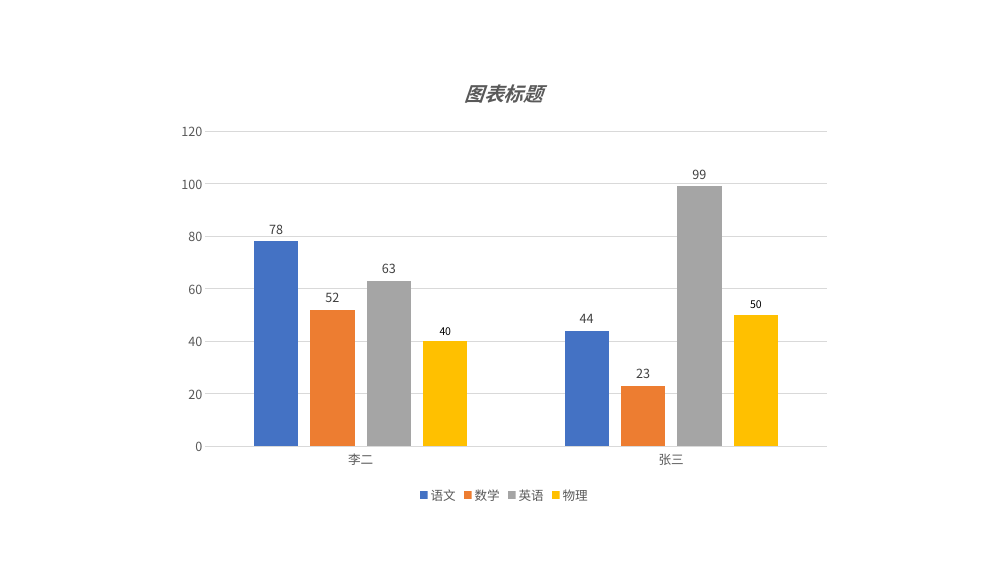
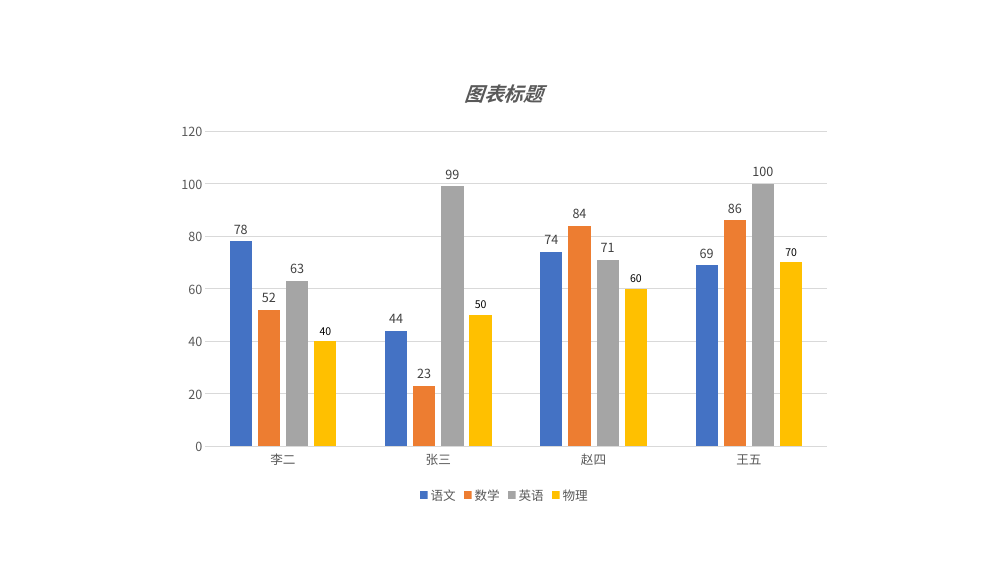
Before and after one commit to dreaming-coder/office-tool, a slide deck: slide 1 of output.pptx. Drawn at 1008x567 pixels with LibreOffice and Linux fonts; fonts in the diff are those of the drawing. Boxes give left, top, right and bottom in pixels: in the first picture for what was removed or moved away, otherwise in the second. Text is boxed around its words. In the diff, an @@ line names an element or a change of style, - is before the commit and + after.

```diff
--- a/output.pptx
+++ b/output.pptx
@@ column chart at (168, 60, 840, 508) @@
-categories: 李二, 张三
+categories: 李二, 张三, 赵四, 王五
-语文: 78, 44
+语文: 78, 44, 74, 69
-数学: 52, 23
+数学: 52, 23, 84, 86
-英语: 63, 99
+英语: 63, 99, 71, 100
-物理: 40, 50
+物理: 40, 50, 60, 70
```
Also in this commit, not shown: 1 other file.
